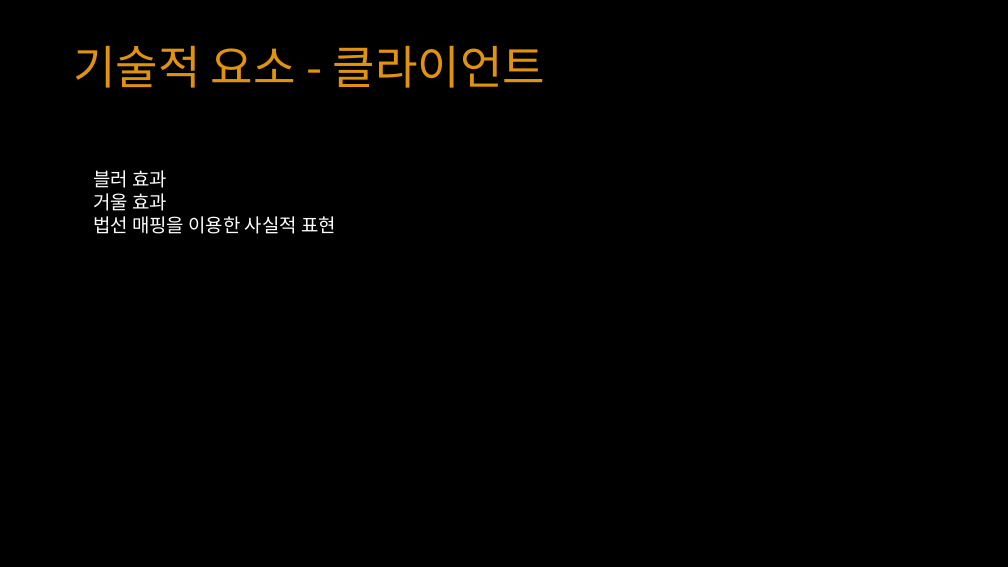
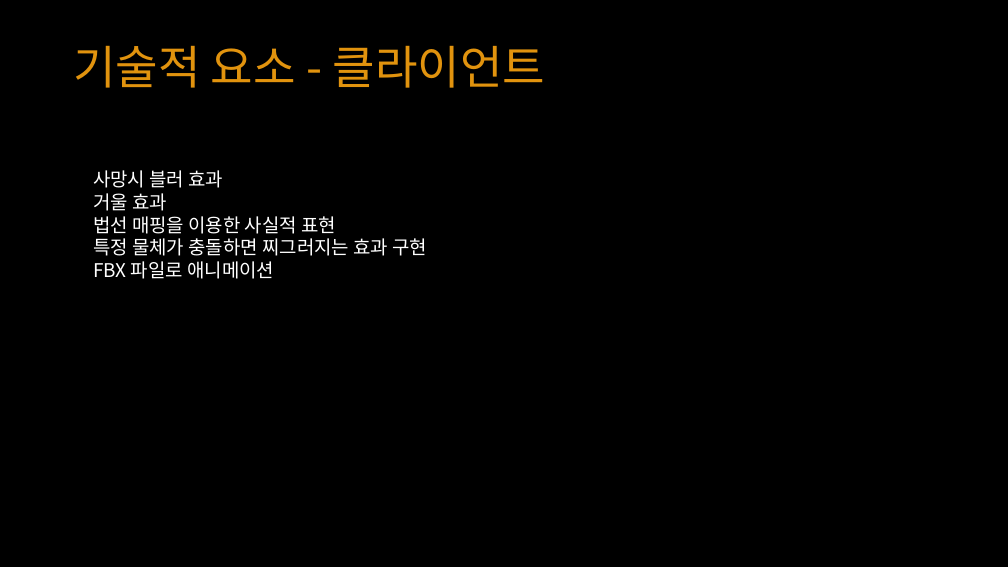
Before and after one commit to YKTeam/Room503, a slide deck: slide 15 of Document/Escape Cube(가제) ppt.pptx. Drawn at 1008x567 pixels with LibreOffice and Linux fonts; fonts in the diff are those of the drawing. Boxes give left, top, right and bottom in pixels: in the first picture for what was removed or moved away, otherwise in the second. Text is boxed around its words. In the diff, an @@ line names an element or a change of style, - is before the commit and + after.

Commit message:
17.12.07
기술 요소 추가

```diff
--- a/Document/Escape Cube(가제) ppt.pptx
+++ b/Document/Escape Cube(가제) ppt.pptx
@@ text at bbox=[93, 170, 223, 188]: text changed @@
-블러 효과
+사망시 블러 효과
@@ text at bbox=[93, 238, 427, 279]: paragraphs added @@
+특정 물체가 충돌하면 찌그러지는 효과 구현
+FBX 파일로 애니메이션
```
